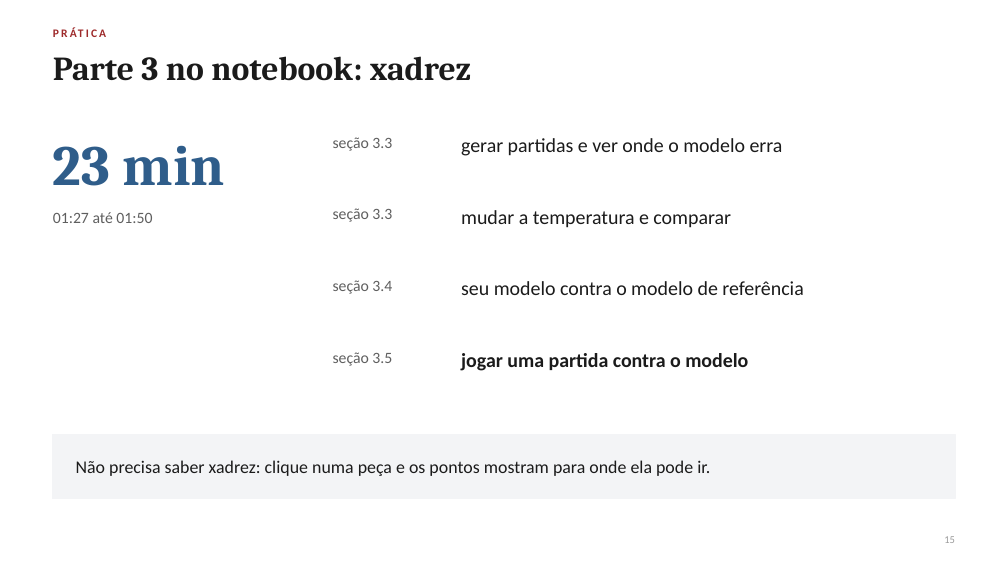
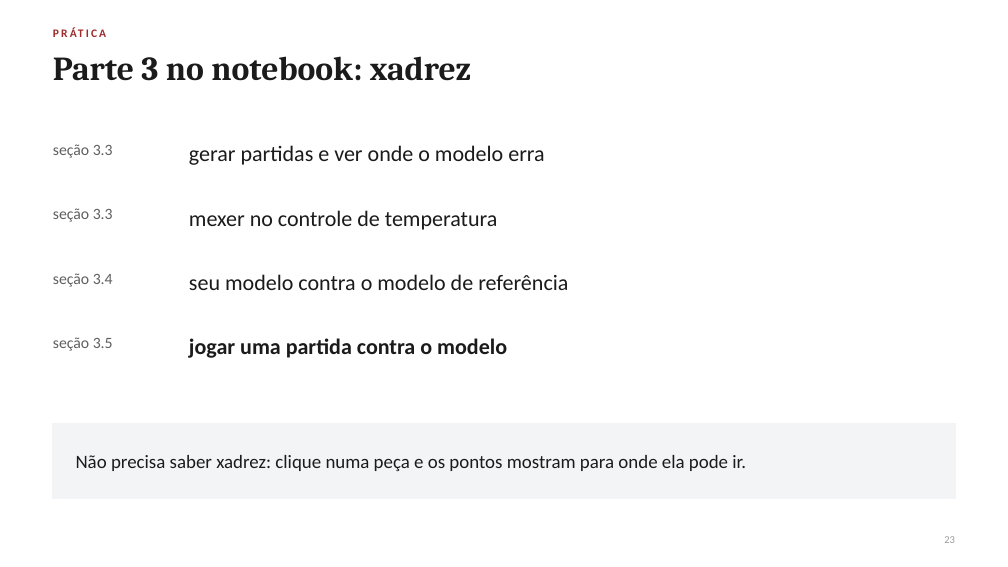
Before and after one commit to giovannibragasv/transformer-do-zero, a slide deck: slide 23 of slides/attention_workshop.pptx (slide 15 before the commit). Drawn at 1008x567 pixels with LibreOffice and Linux fonts; fonts in the diff are those of the drawing. Boxes give left, top, right and bottom in pixels: in the first picture for what was removed or moved away, otherwise in the second. Text is boxed around its words. In the diff, an @@ line names an element or a change of style, - is before the commit and + after.

Commit message:
Exercícios de lacuna, código pesado escondido e slides mais didáticos
- Notebook: atenção feita passo a passo num exemplo de três palavras; exercícios de
  lacuna (___) com a resposta no comentário; células pesadas em formulário do Colab;
  glossário e instruções de uso no topo; controle deslizante de temperatura.
- Slides: 25, com a história desde 2017, o problema das redes recorrentes, a busca
  do YouTube como analogia de Q/K/V, os três passos com os números do notebook e
  por que a atenção mudou tudo. Sem horários na tela.

```diff
--- a/slides/attention_workshop.pptx
+++ b/slides/attention_workshop.pptx
@@ text at [53, 144, 113, 158]: text changed @@
-seção 3.5
+seção 3.3
@@ text removed at [53, 145, 225, 186] @@
-23 min
@@ text "gerar partidas e ver onde ...": place and size @@
-text "gerar partidas e ver onde ..." at [461, 138, 783, 156]
+text "gerar partidas e ver onde ..." at [189, 145, 544, 165]
@@ text "seção 3.3": place and size @@
-text "seção 3.3" at [333, 137, 392, 151]
+text "seção 3.3" at [53, 208, 113, 222]
@@ text removed at [53, 212, 152, 223] @@
-01:27 até 01:50
@@ text added at [189, 210, 498, 230], 21 pt, text #1B1B1B @@
+mexer no controle de temperatura
@@ text removed at [461, 210, 731, 228] @@
-mudar a temperatura e comparar
@@ text "seu modelo contra o modelo ...": place and size @@
-text "seu modelo contra o modelo ..." at [461, 281, 803, 295]
+text "seu modelo contra o modelo ..." at [189, 274, 568, 290]
@@ text at [53, 273, 113, 287]: text changed @@
-seção 3.3
+seção 3.4
@@ text at [53, 337, 113, 351]: text changed @@
-seção 3.4
+seção 3.5
@@ size 19 to 21 pt in 3 elements at [189, 145, 544, 165], [189, 274, 568, 290], [189, 338, 507, 358] @@
@@ text "jogar uma partida contra o ...": place and size @@
-text "jogar uma partida contra o ..." at [461, 353, 748, 371]
+text "jogar uma partida contra o ..." at [189, 338, 507, 358]
@@ rectangle: place and size @@
-rectangle at [53, 435, 955, 499]
+rectangle at [53, 423, 955, 499]
@@ text "Não precisa saber xadrez: clique ..." at [76, 455, 746, 471]: size 17 to 18 pt @@
```
Also in this commit, not shown: 10 other slides changed, 13 slides added, 4 slides removed, 5 other files.
